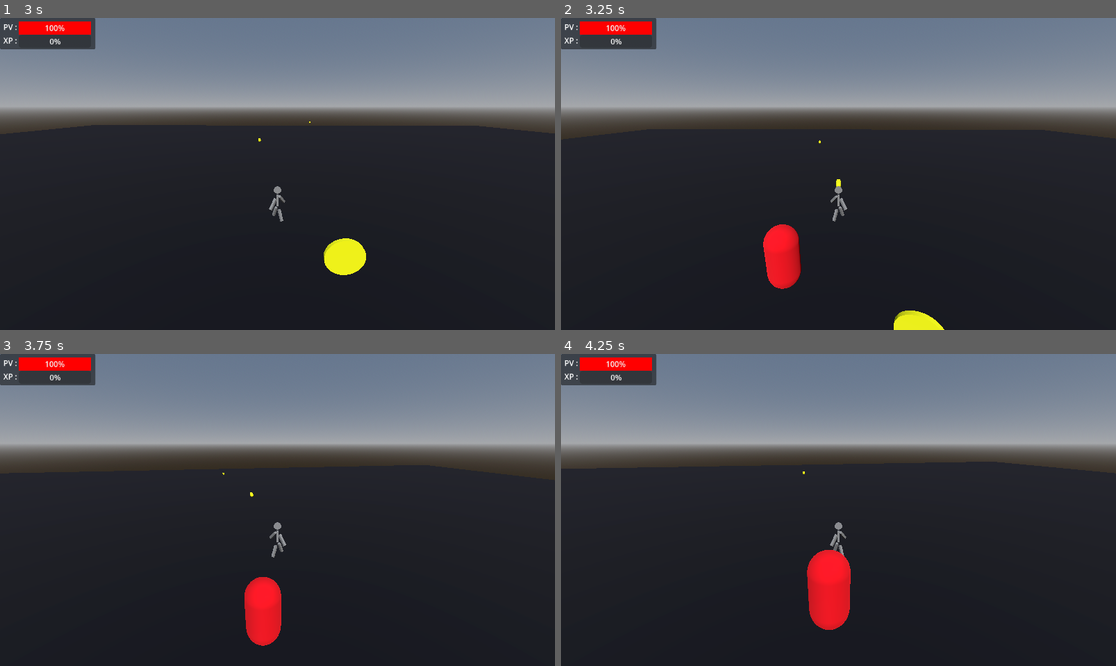
Above: before the commit, frames 1-4 (two rows, left to right).
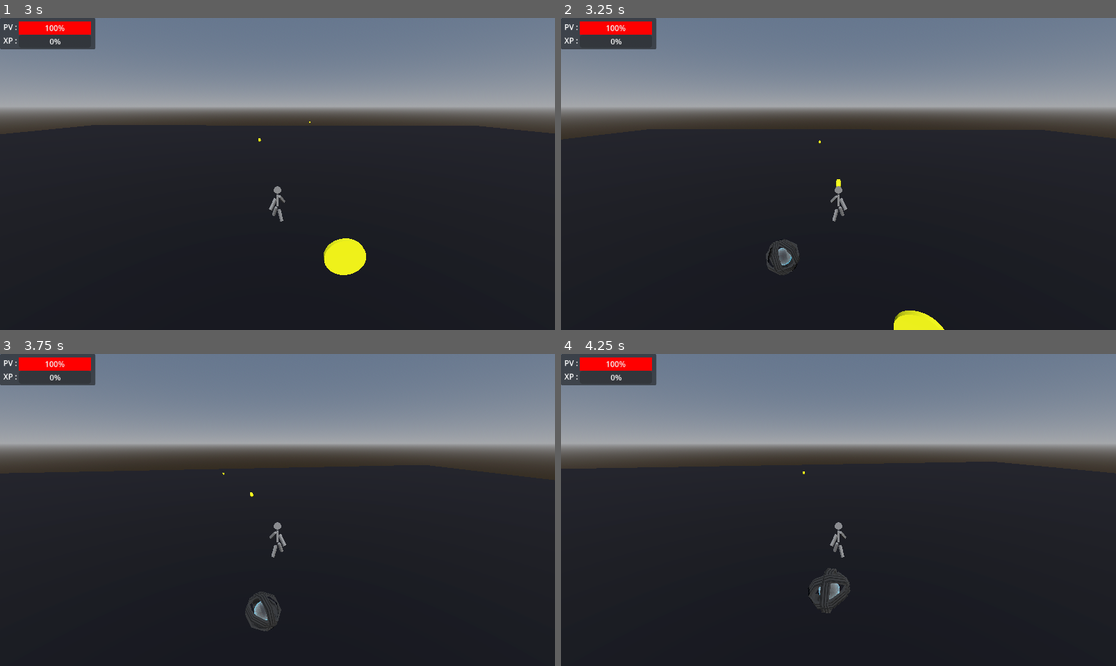
Above: after the commit, the same moments.

Repository: jfossard29/survivor-like
Game: Godot game, scene res://racine.tscn
Two runs of this game, one before a commit and one after it. Both use one fixed random seed, a clock stepped at 60 frames per second and the inputs below.
Inputs (mouse positions are in pixels of both pictures, inside the frame that each line leads up to):
- Up to frame 1 (3 s): move the mouse to (305, 174) at 0.52 s; hold Z (accelerer) from 0.53 s (still down); tap S (decelerer) every 0.75 s from 0.6 to 2.85 s; tap Space (sauter) at 0.77, 1.52 s; move the mouse to (249, 174) at 1.27 s; move the mouse to (288, 167) at 2.02 s; move the mouse to (271, 180) at 2.77 s
- Up to frame 2 (3.25 s): keep holding Z (accelerer); tap Space (sauter) at 3.02 s
- Up to frame 3 (3.75 s): keep holding Z (accelerer); move the mouse to (316, 513) at 3.52 s; tap S (decelerer) at 3.6 s
- Up to frame 4 (4.25 s): keep holding Z (accelerer); tap Space (sauter) at 3.77 s

Frame 1 is identical in both runs. In frame 2, 1.2% of the frame differs, in the area x 36-44%, y 66-87%; in frame 3, 1.3%; in frame 4, 1.7%, in the area x 44-53%, y 62-89%.

Commit message:
modification mechant

Diff:
--- a/Hologram.tres
+++ b/Hologram.tres
@@ -104,10 +104,16 @@
 
 
 void vertex() {
+// Input:4
+	mat4 n_out4p0 = MODEL_MATRIX;
+
+
+// Input:2
+	vec3 n_out2p0 = VERTEX;
+
+
 // TransformVectorMult:3
-	mat4 n_in3p0 = mat4(vec4(1.00000, 0.00000, 0.00000, 0.0), vec4(0.00000, 1.00000, 0.00000, 0.0), vec4(0.00000, 0.00000, 1.00000, 0.0), vec4(0.00000, 0.00000, 0.00000, 1.0));
-	vec3 n_in3p1 = vec3(0.00000, 0.00000, 0.00000);
-	vec3 n_out3p0 = (n_in3p0 * vec4(n_in3p1, 1.0)).xyz;
+	vec3 n_out3p0 = (n_out4p0 * vec4(n_out2p0, 1.0)).xyz;
 
 
 // VaryingSetter:5
@@ -208,7 +214,7 @@
 nodes/vertex/4/position = Vector2(-340, 280)
 nodes/vertex/5/node = SubResource("VisualShaderNodeVaryingSetter_ibofu")
 nodes/vertex/5/position = Vector2(400, 440)
-nodes/vertex/connections = PackedInt32Array(3, 0, 5, 0)
+nodes/vertex/connections = PackedInt32Array(3, 0, 5, 0, 4, 0, 3, 0, 2, 0, 3, 1)
 nodes/fragment/2/node = SubResource("VisualShaderNodeTexture2DParameter_rfuvb")
 nodes/fragment/2/position = Vector2(-960, 240)
 nodes/fragment/3/node = SubResource("VisualShaderNodeTexture_jjbvg")
--- a/mechant.tscn
+++ b/mechant.tscn
@@ -1,17 +1,123 @@
-[gd_scene load_steps=7 format=3 uid="uid://cgbo35opsgy86"]
+[gd_scene load_steps=14 format=3 uid="uid://cgbo35opsgy86"]
 
 [ext_resource type="Script" uid="uid://dgqdnluy2assq" path="res://script/mechant_script.gd" id="1_56eqi"]
 [ext_resource type="PackedScene" uid="uid://1w0ttl831ipd" path="res://experience.tscn" id="2_30oyp"]
+[ext_resource type="Shader" uid="uid://d8qy4jn630ck" path="res://Hologram.tres" id="3_h2wir"]
+[ext_resource type="Texture2D" uid="uid://dtwnaf3imfq4v" path="res://HologramLines.png" id="4_rorym"]
 
 [sub_resource type="CapsuleShape3D" id="CapsuleShape3D_30oyp"]
 
-[sub_resource type="StandardMaterial3D" id="StandardMaterial3D_jca2d"]
-albedo_color = Color(1, 0, 0.09803922, 1)
+[sub_resource type="CapsuleShape3D" id="CapsuleShape3D_jca2d"]
 
-[sub_resource type="CapsuleMesh" id="CapsuleMesh_h2wir"]
-material = SubResource("StandardMaterial3D_jca2d")
+[sub_resource type="StandardMaterial3D" id="StandardMaterial3D_h2wir"]
+albedo_color = Color(0, 0, 0, 1)
+metallic = 1.0
+metallic_specular = 1.0
+metallic_texture = ExtResource("4_rorym")
 
-[sub_resource type="CapsuleShape3D" id="CapsuleShape3D_jca2d"]
+[sub_resource type="Animation" id="Animation_h2wir"]
+resource_name = "mouvement"
+length = 2.0
+loop_mode = 1
+tracks/0/type = "value"
+tracks/0/imported = false
+tracks/0/enabled = true
+tracks/0/path = NodePath("Vertical:rotation")
+tracks/0/interp = 1
+tracks/0/loop_wrap = true
+tracks/0/keys = {
+"times": PackedFloat32Array(0, 1, 2),
+"transitions": PackedFloat32Array(1, 1, 1),
+"update": 0,
+"values": [Vector3(0, 0, 0), Vector3(1.5707964, 0, 0), Vector3(3.1415927, 0, 0)]
+}
+tracks/1/type = "value"
+tracks/1/imported = false
+tracks/1/enabled = true
+tracks/1/path = NodePath("Horizontal:rotation")
+tracks/1/interp = 1
+tracks/1/loop_wrap = true
+tracks/1/keys = {
+"times": PackedFloat32Array(0, 1, 2),
+"transitions": PackedFloat32Array(1, 1, 1),
+"update": 0,
+"values": [Vector3(1.5707964, 0, 0), Vector3(1.5707964, 0, 1.5707964), Vector3(1.5707964, 0, 3.1415927)]
+}
+tracks/2/type = "value"
+tracks/2/imported = false
+tracks/2/enabled = true
+tracks/2/path = NodePath("Diagonal:rotation")
+tracks/2/interp = 1
+tracks/2/loop_wrap = true
+tracks/2/keys = {
+"times": PackedFloat32Array(0, 1, 2),
+"transitions": PackedFloat32Array(1, 1, 1),
+"update": 0,
+"values": [Vector3(0, 0, 1.5707964), Vector3(0, 0, 3.1415927), Vector3(0, 0, 4.712389)]
+}
+
+[sub_resource type="Animation" id="Animation_rorym"]
+length = 0.001
+tracks/0/type = "value"
+tracks/0/imported = false
+tracks/0/enabled = true
+tracks/0/path = NodePath("Vertical:rotation")
+tracks/0/interp = 1
+tracks/0/loop_wrap = true
+tracks/0/keys = {
+"times": PackedFloat32Array(0),
+"transitions": PackedFloat32Array(1),
+"update": 0,
+"values": [Vector3(0, 0, 0)]
+}
+tracks/1/type = "value"
+tracks/1/imported = false
+tracks/1/enabled = true
+tracks/1/path = NodePath("Horizontal:rotation")
+tracks/1/interp = 1
+tracks/1/loop_wrap = true
+tracks/1/keys = {
+"times": PackedFloat32Array(0),
+"transitions": PackedFloat32Array(1),
+"update": 0,
+"values": [Vector3(1.5707964, 0, 0)]
+}
+tracks/2/type = "value"
+tracks/2/imported = false
+tracks/2/enabled = true
+tracks/2/path = NodePath("Diagonal:rotation")
+tracks/2/interp = 1
+tracks/2/loop_wrap = true
+tracks/2/keys = {
+"times": PackedFloat32Array(0),
+"transitions": PackedFloat32Array(1),
+"update": 0,
+"values": [Vector3(0, 0, 1.5707964)]
+}
+
+[sub_resource type="AnimationLibrary" id="AnimationLibrary_0ju28"]
+_data = {
+&"RESET": SubResource("Animation_rorym"),
+&"mouvement": SubResource("Animation_h2wir")
+}
+
+[sub_resource type="StandardMaterial3D" id="StandardMaterial3D_j7eut"]
+emission_enabled = true
+
+[sub_resource type="SphereMesh" id="SphereMesh_0ju28"]
+material = SubResource("StandardMaterial3D_j7eut")
+radius = 0.25
+height = 0.5
+
+[sub_resource type="ShaderMaterial" id="ShaderMaterial_7vljb"]
+render_priority = 0
+shader = ExtResource("3_h2wir")
+shader_parameter/Scanline_Color = Color(0.18020247, 0.9818757, 0.9818757, 0.17254902)
+shader_parameter/Scanline_Scroll_Speed = 1.0
+shader_parameter/Scanline_Scale = 20.0
+shader_parameter/Scanline_Texture = ExtResource("4_rorym")
+shader_parameter/Fresnel_Power = 1.0
+shader_parameter/Fresnel_Color = Color(0, 0.5921569, 0.8235294, 0.64705884)
 
 [node name="Mechant" type="CharacterBody3D" groups=["pnj"]]
 collision_layer = 16
@@ -24,13 +130,37 @@
 [node name="CollisionShape3D" type="CollisionShape3D" parent="."]
 shape = SubResource("CapsuleShape3D_30oyp")
 
-[node name="MeshInstance3D" type="MeshInstance3D" parent="."]
-mesh = SubResource("CapsuleMesh_h2wir")
-skeleton = NodePath("")
-
 [node name="Detection" type="Area3D" parent="."]
 collision_layer = 16
 collision_mask = 4
 
 [node name="CollisionShape3D" type="CollisionShape3D" parent="Detection"]
 shape = SubResource("CapsuleShape3D_jca2d")
+
+[node name="Corps" type="CSGCombiner3D" parent="."]
+material_override = SubResource("StandardMaterial3D_h2wir")
+
+[node name="Vertical" type="CSGCylinder3D" parent="Corps"]
+height = 0.2
+
+[node name="Horizontal" type="CSGCylinder3D" parent="Corps"]
+transform = Transform3D(1, 0, 0, 0, -4.371139e-08, -1, 0, 1, -4.371139e-08, 0, 0, 0)
+height = 0.2
+
+[node name="Diagonal" type="CSGCylinder3D" parent="Corps"]
+transform = Transform3D(-4.371139e-08, -1, 0, 1, -4.371139e-08, 0, 0, 0, 1, 0, 0, 0)
+height = 0.2
+
+[node name="sub" type="CSGSphere3D" parent="Corps"]
+operation = 2
+radius = 0.45
+
+[node name="AnimationPlayer" type="AnimationPlayer" parent="Corps"]
+libraries = {
+&"": SubResource("AnimationLibrary_0ju28")
+}
+autoplay = "mouvement"
+
+[node name="Orbe" type="MeshInstance3D" parent="."]
+mesh = SubResource("SphereMesh_0ju28")
+surface_material_override/0 = SubResource("ShaderMaterial_7vljb")
